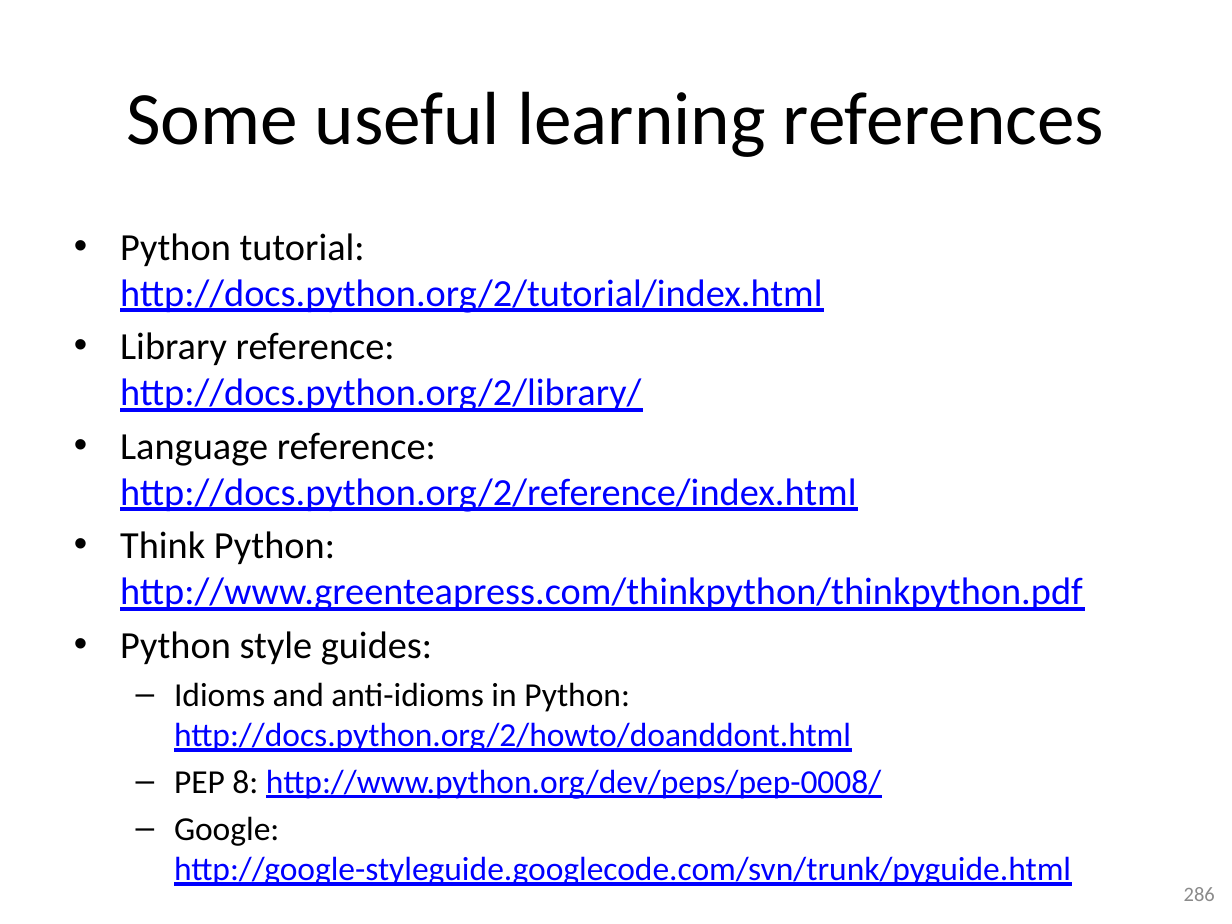
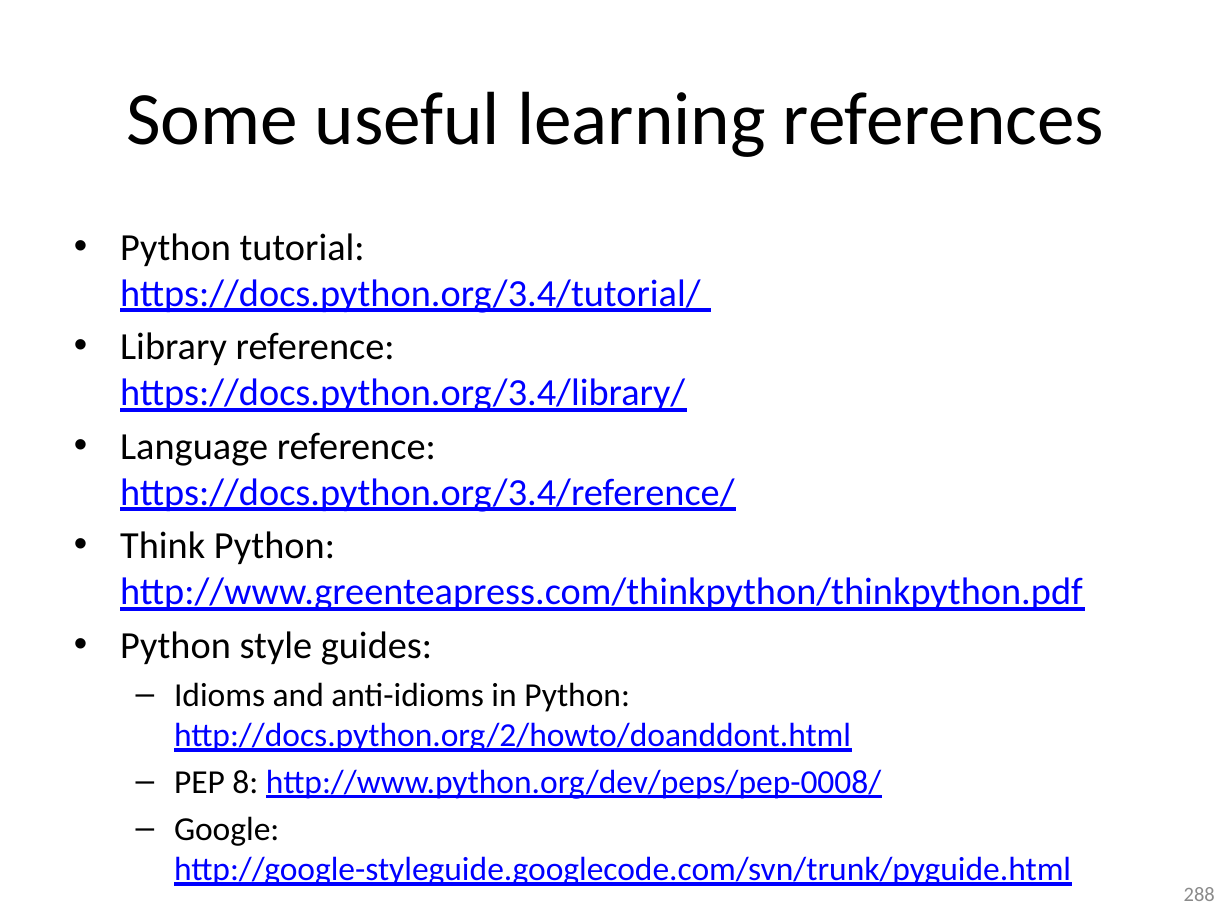
Before and after one commit to gjbex/training-material, a slide deck: slide 288 of Python/python-intro.pptx (slide 286 before the commit). Drawn at 1232x924 pixels with LibreOffice and Linux fonts; fonts in the diff are those of the drawing. Boxes give left, top, right and bottom in pixels: in the first picture for what was removed or moved away, otherwise in the second. Text is boxed around its words. In the diff, an @@ line names an element or a change of style, - is before the commit and + after.

```diff
--- a/Python/python-intro.pptx
+++ b/Python/python-intro.pptx
@@ text at (x1=120, y1=233, x2=734, y2=512): text changed @@
-• Python tutorial:
-  http://docs.python.org/2/tutorial/index.html
-• Library reference:
-  http://docs.python.org/2/library/
-• Language reference:
-  http://docs.python.org/2/reference/index.html
+• Python tutorial:
+  https://docs.python.org/3.4/tutorial/
+• Library reference:
+  https://docs.python.org/3.4/library/
+• Language reference:
+  https://docs.python.org/3.4/reference/
@@ page number at (x1=1184, y1=887, x2=1215, y2=901): text changed @@
-286
+288
```
Also in this commit, not shown: 31 other slides changed, 3 slides added, 1 slide removed.
